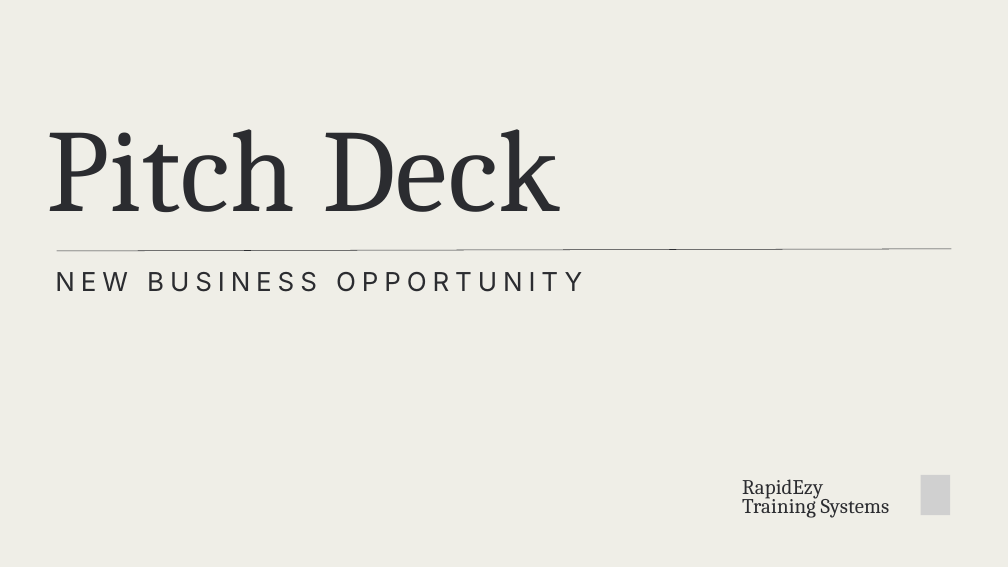
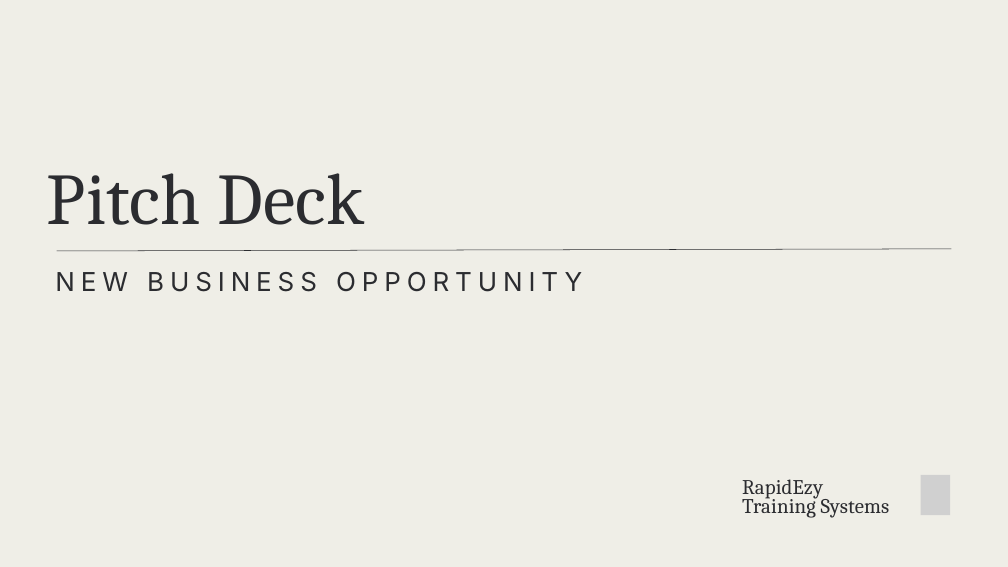
Before and after one commit to Jimbob12505/CourseBuilder, a slide deck: slide 1 of slide/template.pptx. Drawn at 1008x567 pixels with LibreOffice and Linux fonts; fonts in the diff are those of the drawing; grey boxes stand for pictures. Boxes give left, top, right and bottom in pixels: in the first picture for what was removed or moved away, otherwise in the second. Text is boxed around its words. In the diff, an @@ line names an element or a change of style, - is before the commit and + after.

```diff
--- a/slide/template.pptx
+++ b/slide/template.pptx
@@ text "Pitch Deck": place and size @@
-text "Pitch Deck" at bbox=[47, 129, 559, 212]
+text "Pitch Deck" at bbox=[47, 173, 365, 225]
@@ text "Pitch Deck" at bbox=[47, 173, 365, 225]: size 167.6 to 104 pt, letter spacing 0.8 to 0.5 pt; line spacing 152.5pt to 94.6pt @@
```
Also in this commit, not shown: 1 other file.
